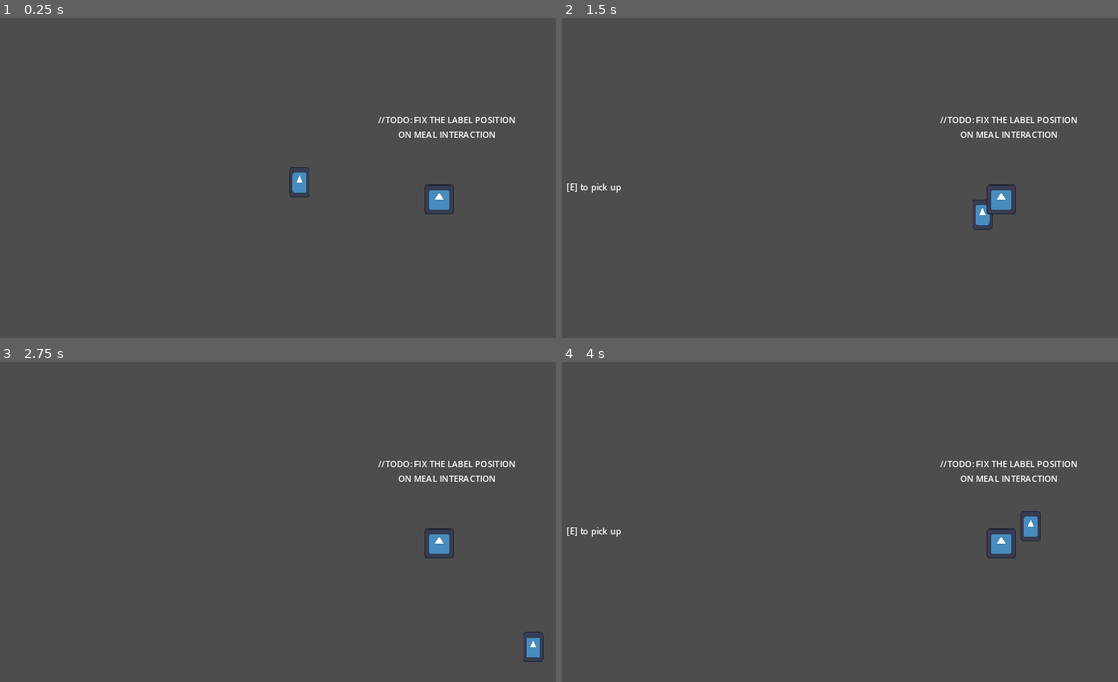
Above: before the commit, frames 1-4 (two rows, left to right).
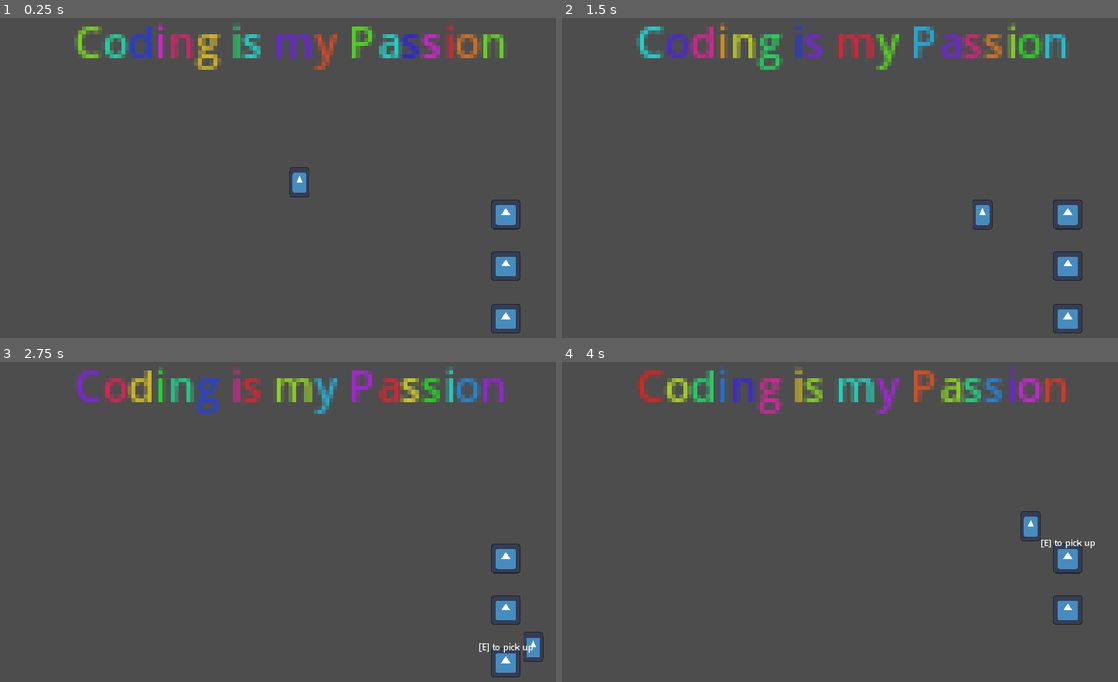
Above: after the commit, the same moments.

Repository: NuTrynity/Little-Cat-Cafe
Game: Godot game, scene res://scene_0.tscn
Same seed, same stepped clock (60 frames per second), same inputs: the game is played once before the commit and once after it. The engine's default icon, where the game draws it, is replaced by a stand-in: a white triangle on a blue panel in a dark square.
Inputs:
- Up to frame 1 (0.25 s): no input
- Up to frame 2 (1.5 s): tap Enter (ui_accept) at 0.5, 0.77 s; hold Right (move_right) 0.53-1.28 s; hold E (interact) 0.53-1.28 s; hold S (move_down) from 1.28 s (still down); tap E (interact) at 1.35 s
- Up to frame 3 (2.75 s): tap Enter (ui_accept) at 1.52 s; release S (move_down) at 2.03 s; hold Right (move_right) from 2.03 s (still down); hold E (interact) from 2.03 s (still down)
- Up to frame 4 (4 s): release Right (move_right) at 2.78 s; release E (interact) at 2.78 s; hold W (move_up) 2.78-3.53 s; tap E (interact) at 2.85 s; tap Enter (ui_accept) at 3.02, 3.77 s; hold A (move_left) from 3.53 s (still down); hold E (interact) from 3.53 s (still down)

The runs differ from the first frame. In frame 1, 4.9% of the frame differs, in the area x 13-94%, y 1-99%; in frame 2, 5.0%, in the area x 0-94%, y 1-99%; in frame 3, 5.0%; in frame 4, 4.8%.

Commit message:
added carry resource to count player meal carry amount

Diff:
--- /dev/null
+++ b/CustomResources/PlayerMeal.tres
@@ -0,0 +1,7 @@
+[gd_resource type="Resource" script_class="PlayerMealCarry" load_steps=2 format=3 uid="uid://qtifgmyqly3k"]
+
+[ext_resource type="Script" path="res://Scripts/ResourceScripts/PlayerResource.gd" id="1_s52ys"]
+
+[resource]
+script = ExtResource("1_s52ys")
+max_carry_amt = 1
--- a/Nodes/CharacterNodes/player.tscn
+++ b/Nodes/CharacterNodes/player.tscn
@@ -1,6 +1,7 @@
-[gd_scene load_steps=4 format=3 uid="uid://ccd36gjbdqg85"]
+[gd_scene load_steps=5 format=3 uid="uid://ccd36gjbdqg85"]
 
 [ext_resource type="Script" path="res://Scripts/CharacterScripts/Player.gd" id="1_bdjlg"]
+[ext_resource type="Resource" uid="uid://qtifgmyqly3k" path="res://CustomResources/PlayerMeal.tres" id="2_ejmku"]
 [ext_resource type="Texture2D" uid="uid://dihxiy5pndnot" path="res://icon.svg" id="2_uo56h"]
 
 [sub_resource type="CapsuleShape2D" id="CapsuleShape2D_lh2iy"]
@@ -9,6 +10,7 @@
 
 [node name="Player" type="CharacterBody2D" groups=["player"]]
 script = ExtResource("1_bdjlg")
+player_stats = ExtResource("2_ejmku")
 
 [node name="CharacterSprite" type="Sprite2D" parent="."]
 scale = Vector2(0.292969, 0.439453)
--- a/Nodes/Components/interaction_manager.tscn
+++ b/Nodes/Components/interaction_manager.tscn
@@ -14,7 +14,6 @@
 offset_right = 52.5
 offset_bottom = 26.0
 grow_horizontal = 2
-size_flags_horizontal = 4
 text = "[E] to Interact"
 horizontal_alignment = 1
 vertical_alignment = 1
--- a/Nodes/Templates/meal_template.tscn
+++ b/Nodes/Templates/meal_template.tscn
@@ -1,7 +1,8 @@
-[gd_scene load_steps=5 format=3 uid="uid://ccj36o3ms00es"]
+[gd_scene load_steps=6 format=3 uid="uid://ccj36o3ms00es"]
 
 [ext_resource type="Texture2D" uid="uid://dihxiy5pndnot" path="res://icon.svg" id="1_j0jkx"]
 [ext_resource type="Script" path="res://Scripts/ObjectScripts/meal_template.gd" id="1_xfh3l"]
+[ext_resource type="Resource" uid="uid://qtifgmyqly3k" path="res://CustomResources/PlayerMeal.tres" id="2_0ulmo"]
 [ext_resource type="PackedScene" uid="uid://838dejx73cqo" path="res://Nodes/Components/interation_area.tscn" id="3_ptfvw"]
 
 [sub_resource type="CircleShape2D" id="CircleShape2D_k6yk0"]
@@ -9,6 +10,7 @@
 
 [node name="MealTemplate" type="Node2D"]
 script = ExtResource("1_xfh3l")
+player_carry = ExtResource("2_0ulmo")
 
 [node name="MealSprite" type="Sprite2D" parent="."]
 scale = Vector2(0.435547, 0.435547)
--- a/Scripts/AutoLoads/interaction_manager.gd
+++ b/Scripts/AutoLoads/interaction_manager.gd
@@ -17,20 +17,20 @@
 	if index != -1:
 		active_areas.remove_at(index)
 
-func _process(delta):
+func _process(_delta):
 	if active_areas.size() > 0 && can_interact == true:
 		active_areas.sort_custom(sort_dist_to_player)
 		label.text = interact_text + active_areas[0].action_name #<-- Refers to variable name from interaction_area
 		label.global_position = active_areas[0].global_position
-		label.global_position.y -= 36
-		label.global_position.x = label.size.x / 2
+		label.global_position.y -= 42
+		label.global_position.x -= label.size.x / 2
 		label.show()
 	else:
 		label.hide()
 
 func sort_dist_to_player(area1, area2):
-	var area1_to_player = player.global_position.distance_to(area1.globa_position)
-	var area2_to_player = player.global_position.distance_to(area2.globa_position)
+	var area1_to_player = player.global_position.distance_to(area1.global_position)
+	var area2_to_player = player.global_position.distance_to(area2.global_position)
 
 	return area1_to_player < area2_to_player
 
--- a/Scripts/CharacterScripts/Player.gd
+++ b/Scripts/CharacterScripts/Player.gd
@@ -1,5 +1,6 @@
 extends CharacterBody2D
 
+@export var player_stats : Resource
 @export var move_speed : float = 300.0
 
 var input = Vector2.ZERO
--- a/Scripts/ComponentScripts/interation_area.gd
+++ b/Scripts/ComponentScripts/interation_area.gd
@@ -7,10 +7,10 @@
 var interact : Callable = func():
 	pass
 
-func _on_body_entered(body):
+func _on_body_entered(_body):
 	InteractionManager.register_area(self)
 	pass # Replace with function body.
 
-func _on_body_exited(body):
+func _on_body_exited(_body):
 	InteractionManager.unregistered_area(self)
 	pass # Replace with function body.
--- a/Scripts/ObjectScripts/meal_template.gd
+++ b/Scripts/ObjectScripts/meal_template.gd
@@ -1,4 +1,6 @@
 extends Node2D
+
+@export var player_carry : Resource
 
 @onready var interaction_area = $InteractionArea
 
@@ -6,4 +8,8 @@
 	interaction_area.interact = Callable(self, "_on_pick_up")
 
 func _on_pick_up():
-	print('Meal Picked Up! Congratulations for making a very complex code just for this!')
+	if player_carry.carry_amt < player_carry.max_carry_amt:
+		player_carry.carry_amt += 1
+		queue_free()
+
+	print(player_carry.carry_amt, " " , player_carry.max_carry_amt)
--- /dev/null
+++ b/Scripts/ResourceScripts/PlayerResource.gd
@@ -0,0 +1,7 @@
+extends Resource
+
+class_name PlayerMealCarry
+
+@export var max_carry_amt : int = 1
+
+var carry_amt : int = 0
--- a/scene_0.tscn
+++ b/scene_0.tscn
@@ -43,7 +43,6 @@
 [node name="UI" type="CanvasLayer" parent="."]
 
 [node name="RichTextLabel" type="RichTextLabel" parent="UI"]
-visible = false
 anchors_preset = 5
 anchor_left = 0.5
 anchor_right = 0.5
@@ -55,18 +54,14 @@
 bbcode_enabled = true
 text = "[rainbow]Coding is my Passion"
 
-[node name="Label" type="Label" parent="UI"]
-offset_left = 750.0
-offset_top = 192.0
-offset_right = 1006.0
-offset_bottom = 218.0
-text = "//TODO: FIX THE LABEL POSITION
-ON MEAL INTERACTION"
-horizontal_alignment = 1
-vertical_alignment = 1
+[node name="MealTemplate" parent="." instance=ExtResource("2_is6ru")]
+position = Vector2(988, 379)
 
-[node name="MealTemplate" parent="." instance=ExtResource("2_is6ru")]
-position = Vector2(864, 351)
+[node name="MealTemplate2" parent="." instance=ExtResource("2_is6ru")]
+position = Vector2(988, 475)
+
+[node name="MealTemplate3" parent="." instance=ExtResource("2_is6ru")]
+position = Vector2(988, 573)
 
 [node name="TileMap" type="TileMap" parent="."]
 visible = false
